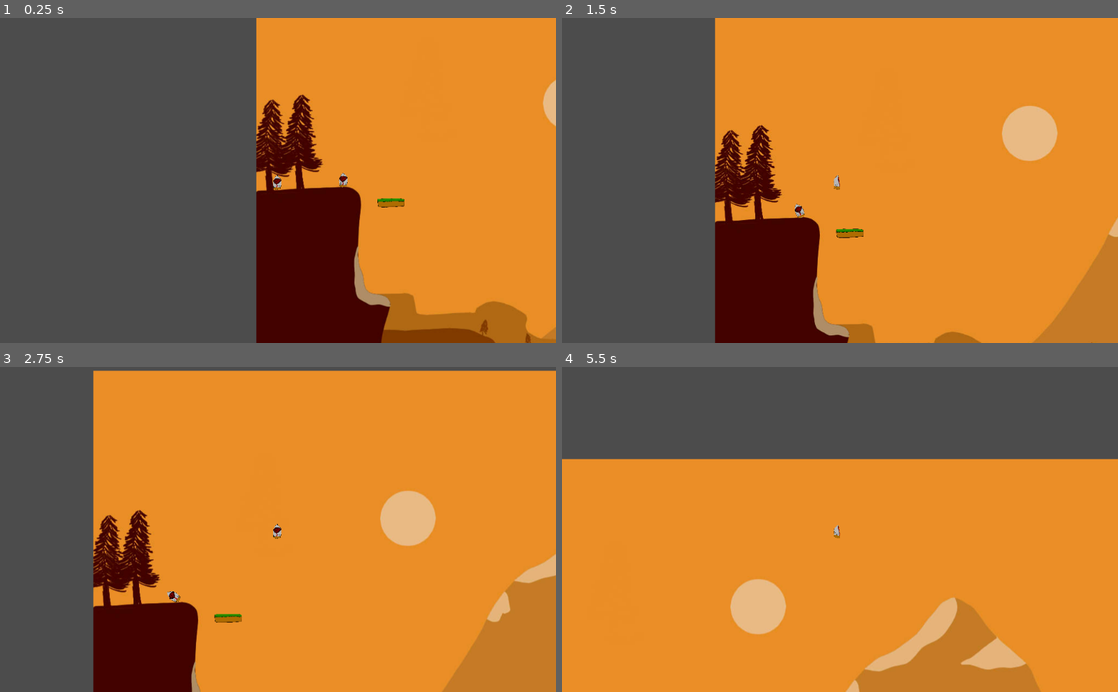
Above: before the commit, frames 1-4 (two rows, left to right).
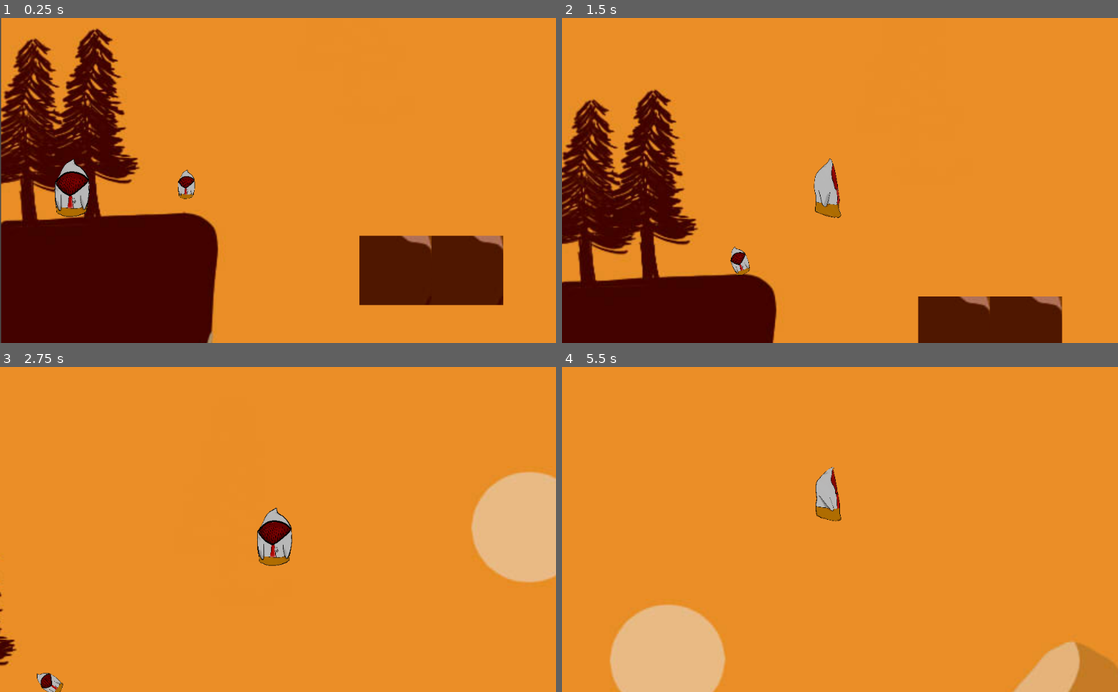
Above: after the commit, the same moments.

Repository: TommeyFaherty/NotGalway
Game: Godot game, scene res://scenes/Root.tscn
The game is run twice, just before and just after one commit, with the same random seed, the same clock (stepped at 60 frames per second) and the same inputs.
Inputs:
- Up to frame 1 (0.25 s): no input
- Up to frame 2 (1.5 s): hold Space (space) 0.53-1.28 s; hold Right (ui_right) from 0.53 s (still down); tap Space (space) at 1.35 s
- Up to frame 3 (2.75 s): release Right (ui_right) at 2.03 s; hold Shift (left_shift) from 2.03 s (still down); hold Space (space) from 2.03 s (still down)
- Up to frame 4 (5.5 s): release Shift (left_shift) at 2.78 s; release Space (space) at 2.78 s; hold Right (ui_right) 2.78-4.28 s; tap Space (space) at 2.85, 4.35 s; hold Space (space) 3.53-4.28 s; hold Shift (left_shift) 4.28-5.03 s; tap Enter at 5 s; hold Right (ui_right) from 5.03 s (still down); hold Space (space) from 5.03 s (still down)

The runs differ from the first frame. In frame 1, 66% of the frame differs, in the area x 0-100%, y 0-100%; in frame 2, 44%; in frame 3, 37%; in frame 4, 43%.

Commit message:
Added tilesets to example scene

Diff:
--- a/scenes/Root.tscn
+++ b/scenes/Root.tscn
@@ -15,10 +15,7 @@
 [ext_resource path="res://assets/img/characters/example/walk_left/walk3.png" type="Texture" id=13]
 [ext_resource path="res://assets/img/characters/example/jump/jump0.png" type="Texture" id=14]
 [ext_resource path="res://assets/img/characters/example/jump/jump1.png" type="Texture" id=15]
-[ext_resource path="res://assets/img/characters/example/block.png" type="Texture" id=16]
-
-[sub_resource type="RectangleShape2D" id=5]
-extents = Vector2( 24.8779, 8.22717 )
+[ext_resource path="res://scenes/example_tile.tres" type="TileSet" id=17]
 
 [sub_resource type="CapsuleShape2D" id=2]
 radius = 10.3674
@@ -57,22 +54,17 @@
 } ]
 
 [node name="Root" type="Node2D"]
+scale = Vector2( 1.035, 1 )
 
 [node name="StaticBody2D" type="StaticBody2D" parent="."]
-position = Vector2( 268.761, -19.0273 )
+position = Vector2( 245.755, -20.6274 )
 
 [node name="Sprite" type="Sprite" parent="StaticBody2D"]
 position = Vector2( 395.131, 404.876 )
 texture = ExtResource( 1 )
-
-[node name="CollisionShape2D" type="CollisionShape2D" parent="StaticBody2D"]
-position = Vector2( 3.45508, 349.527 )
-shape = SubResource( 5 )
-
-[node name="Sprite" type="Sprite" parent="StaticBody2D/CollisionShape2D"]
-position = Vector2( 0.374512, -3.18433 )
-scale = Vector2( 0.09, 0.09 )
-texture = ExtResource( 16 )
+__meta__ = {
+"_edit_lock_": true
+}
 
 [node name="CollisionPolygon2D" type="CollisionPolygon2D" parent="StaticBody2D"]
 polygon = PoolVector2Array( -245.802, 327.141, -74.9603, 320.534, -59.8583, 328.085, -52.3073, 342.243, -57.0267, 457.396, -48.5318, 489.488, -42.8686, 511.197, -2.28195, 527.243, 1.49356, 543.289, -15.4962, 614.079, -12.6646, 648.059, -244.858, 653.722 )
@@ -81,7 +73,8 @@
 polygon = PoolVector2Array( -13.5028, 649.139, 22.519, 692.577, 69.1353, 726.48, 89.2651, 739.194, 103.038, 768.859, 12 …(352 unchanged characters)…
 
 [node name="Body" type="RigidBody2D" parent="."]
-position = Vector2( 183.106, 290.179 )
+position = Vector2( 164.702, 273.511 )
+scale = Vector2( 2, 2 )
 
 [node name="Sprite" type="Sprite" parent="Body"]
 scale = Vector2( 0.01, 0.01 )
@@ -93,7 +86,8 @@
 shape = SubResource( 2 )
 
 [node name="Player" type="KinematicBody2D" parent="."]
-position = Vector2( 61.2874, 293.363 )
+position = Vector2( 61.6708, 281.061 )
+scale = Vector2( 2, 2 )
 script = ExtResource( 3 )
 
 [node name="Sprite" type="Sprite" parent="Player"]
@@ -113,3 +107,13 @@
 [node name="Camera2D" type="Camera2D" parent="Player"]
 position = Vector2( 2.75436, -7.17831 )
 current = true
+zoom = Vector2( 0.5, 0.5 )
+limit_left = 0
+limit_top = -126
+limit_right = 1326
+limit_bottom = 891
+
+[node name="TileMap" type="TileMap" parent="."]
+tile_set = ExtResource( 17 )
+format = 1
+tile_data = PoolIntArray( 327685, 0, 0, 327686, 0, 0, 393230, 0, 0, 393233, 0, 0, 393234, 0, 0, 393235, 0, 0, 458760, 0, 0, 458761, 0, 0, 458762, 0, 0, 458765, 0, 0, 458766, 0, 0 )
--- /dev/null
+++ b/scenes/example_tile.tres
@@ -0,0 +1,30 @@
+[gd_resource type="TileSet" load_steps=3 format=2]
+
+[ext_resource path="res://assets/img/environments/samkple drawing.jpg" type="Texture" id=1]
+
+[sub_resource type="ConvexPolygonShape2D" id=1]
+points = PoolVector2Array( 0, 0, 64, 0, 64, 64, 0, 64 )
+
+[resource]
+resource_local_to_scene = true
+0/name = "samkple drawing.jpg 0"
+0/texture = ExtResource( 1 )
+0/tex_offset = Vector2( 0, 0 )
+0/modulate = Color( 1, 1, 1, 1 )
+0/region = Rect2( 320, 736, 64, 64 )
+0/tile_mode = 0
+0/occluder_offset = Vector2( 0, 0 )
+0/navigation_offset = Vector2( 0, 0 )
+0/shape_offset = Vector2( 0, 0 )
+0/shape_transform = Transform2D( 1, 0, 0, 1, 0, 0 )
+0/shape = SubResource( 1 )
+0/shape_one_way = false
+0/shape_one_way_margin = 1.0
+0/shapes = [ {
+"autotile_coord": Vector2( 0, 0 ),
+"one_way": false,
+"one_way_margin": 1.0,
+"shape": SubResource( 1 ),
+"shape_transform": Transform2D( 1, 0, 0, 1, 0, 0 )
+} ]
+0/z_index = 0
--- a/scripts/Movment.gd
+++ b/scripts/Movment.gd
@@ -45,4 +45,4 @@
 	# In the case of a 2D platformer, in Godot, upward is negative y, which translates to -1 as a normal.
 	move_and_slide(velocity, Vector2(0, -1))
 	velocity = move_and_slide(velocity)
-	print(is_on_floor())
+	#print(is_on_floor())
--- a/scripts/temp.gd
+++ /dev/null
@@ -1,16 +0,0 @@
-extends Node
-
-
-# Declare member variables here. Examples:
-# var a = 2
-# var b = "text"
-
-
-# Called when the node enters the scene tree for the first time.
-func _ready():
-	pass # Replace with function body.
-
-
-# Called every frame. 'delta' is the elapsed time since the previous frame.
-#func _process(delta):
-#	pass
Not shown: 1 places in scenes/Root.tscn that only renumber resources
